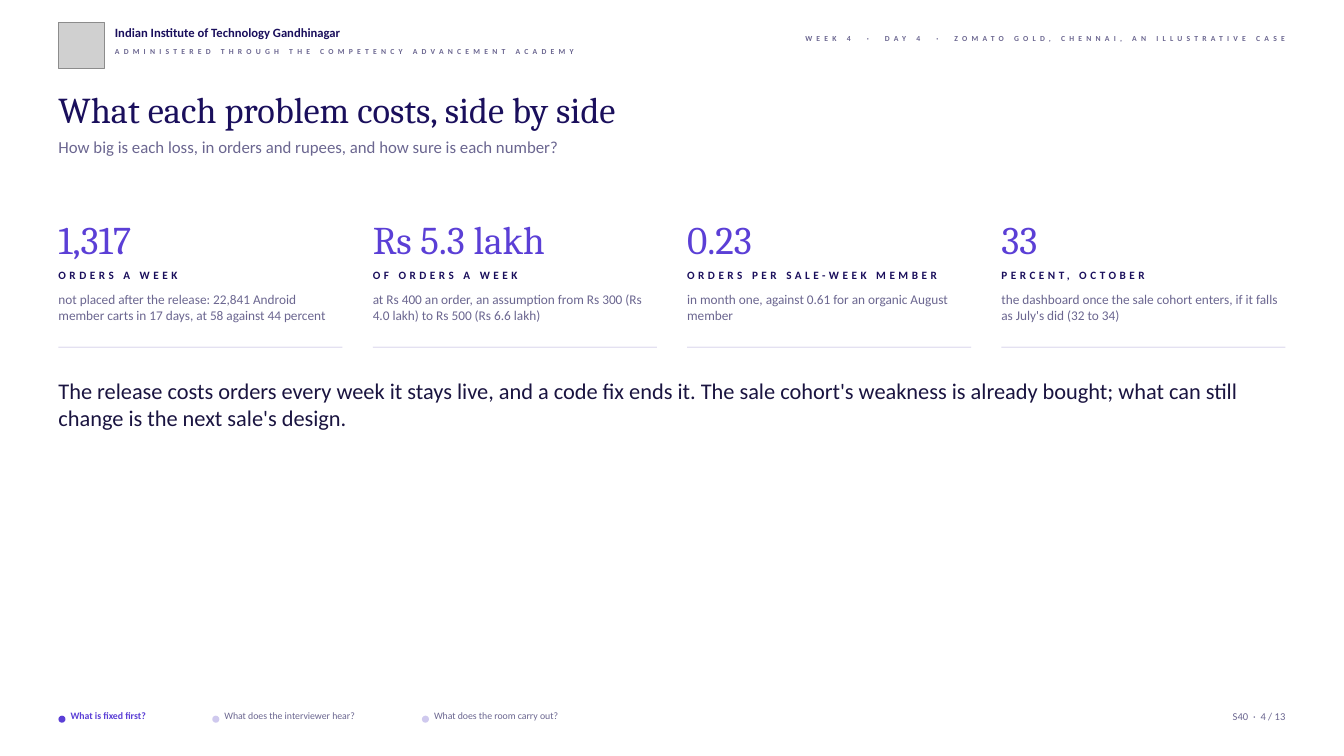
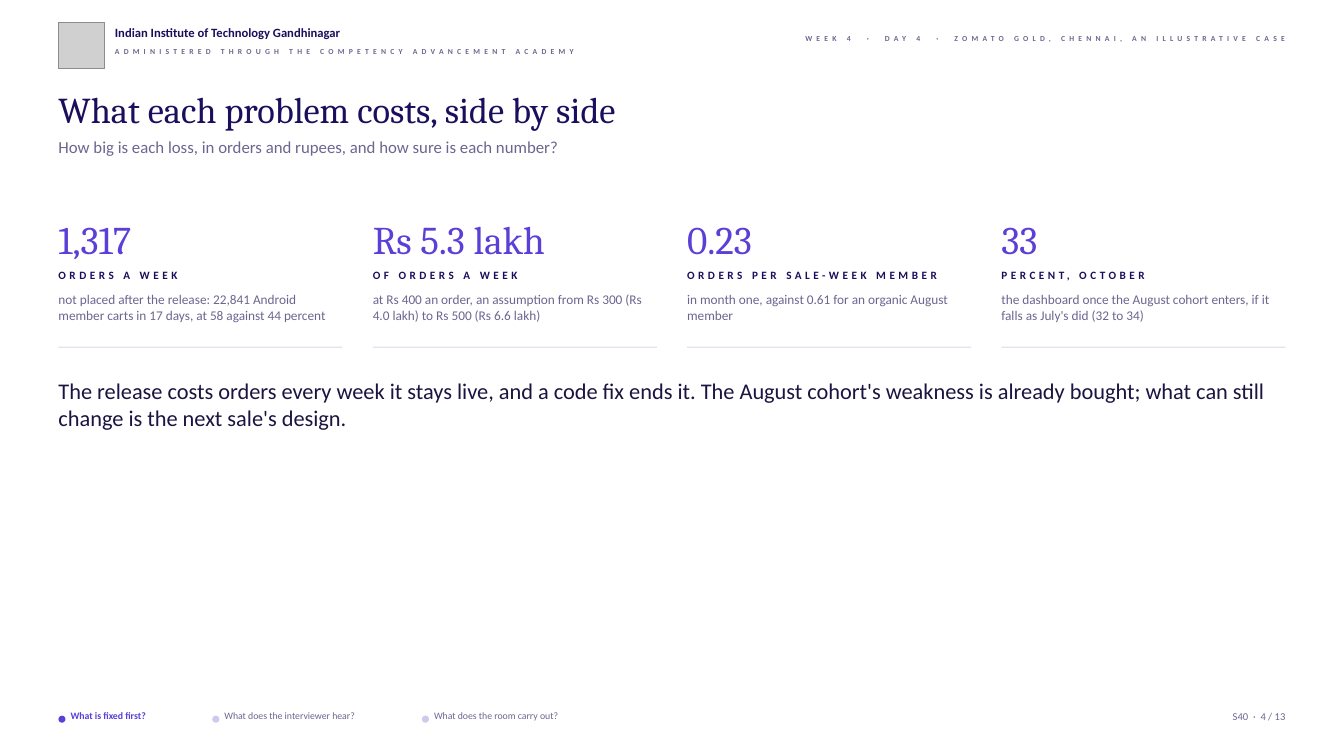
Before and after one commit to fde-academy-lab/c2-content-factory, a slide deck: slide 4 of content/W04/D4/slides/C2_W04_D04_half2_STUDENT.pptx. Drawn at 1344x756 pixels with LibreOffice and Linux fonts; fonts in the diff are those of the drawing; grey boxes stand for pictures; background and template pictures are left out. Boxes give left, top, right and bottom in pixels: in the first picture for what was removed or moved away, otherwise in the second. Text is boxed around its words. In the diff, an @@ line names an element or a change of style, - is before the commit and + after.

```diff
--- a/content/W04/D4/slides/C2_W04_D04_half2_STUDENT.pptx
+++ b/content/W04/D4/slides/C2_W04_D04_half2_STUDENT.pptx
@@ text at box(1001, 295, 1269, 322): text changed @@
-the dashboard once the sale cohort enters, if it falls as July's did (32 to 34)
+the dashboard once the August cohort enters, if it falls as July's did (32 to 34)
@@ text at box(58, 383, 1264, 430): text changed @@
-The release costs orders every week it stays live, and a code fix ends it. The sale cohort's weakness is already bought; what can still change is the next sale's design.
+The release costs orders every week it stays live, and a code fix ends it. The August cohort's weakness is already bought; what can still change is the next sale's design.
```
Also in this commit, not shown: 3 other slides changed, 36 other files.
